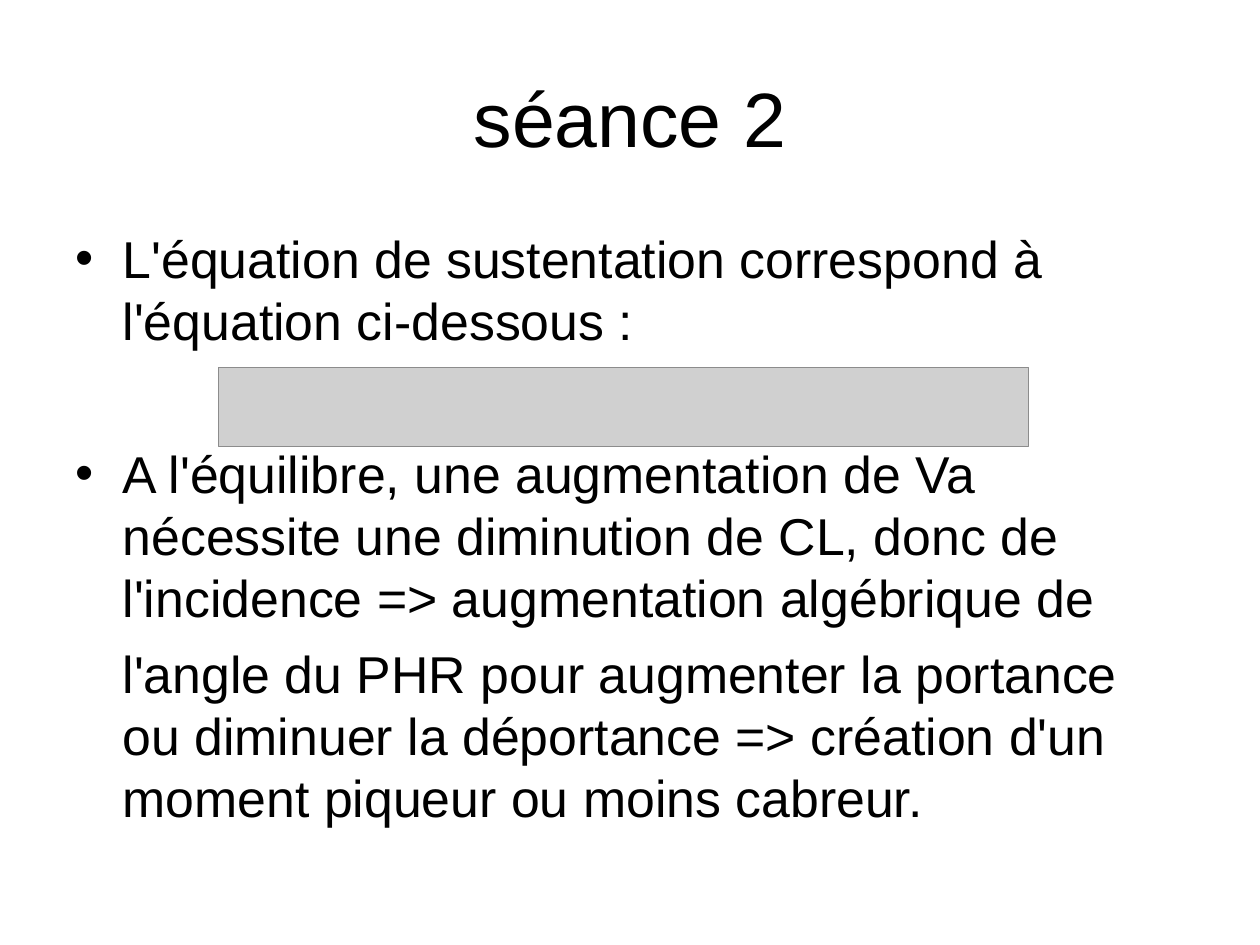
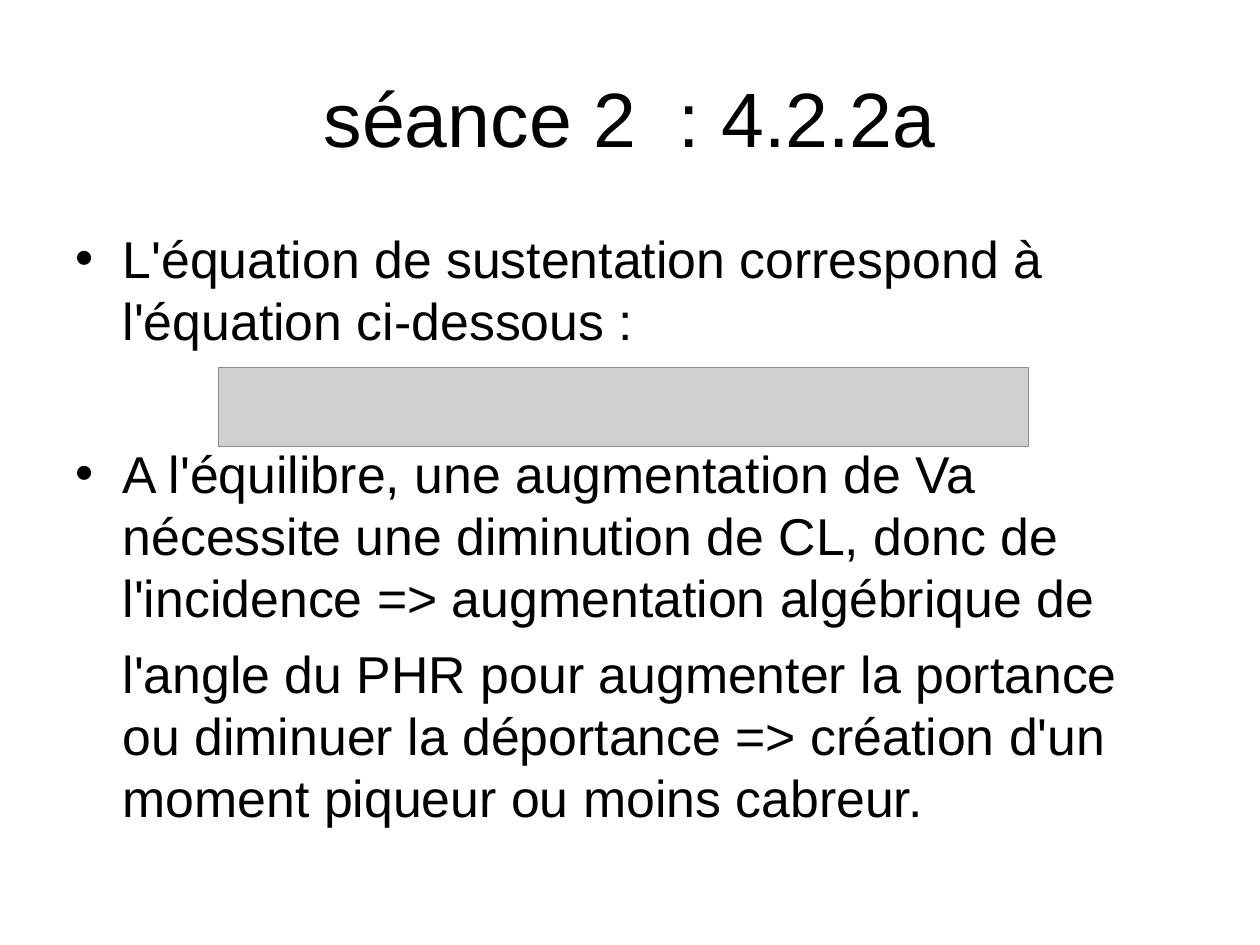
Before and after one commit to amapatate/BE_AVION, a slide deck: slide 19 of doc/be_avion_prez.odp. Drawn at 1260x945 pixels with LibreOffice and Linux fonts; fonts in the diff are those of the drawing; grey boxes stand for pictures; background and template pictures are left out. Boxes give left, top, right and bottom in pixels: in the first picture for what was removed or moved away, otherwise in the second. Text is boxed around its words. In the diff, an @@ line names an element or a change of style, - is before the commit and + after.

Commit message:
séance 3 fct de transfert .....

```diff
--- a/doc/be_avion_prez.odp
+++ b/doc/be_avion_prez.odp
@@ title at (x1=324, y1=90, x2=935, y2=148): text changed @@
-séance 2
+séance 2 : 4.2.2a
```
Also in this commit, not shown: 17 other slides changed, 17 slides added, 5 slides removed, 7 other files.
